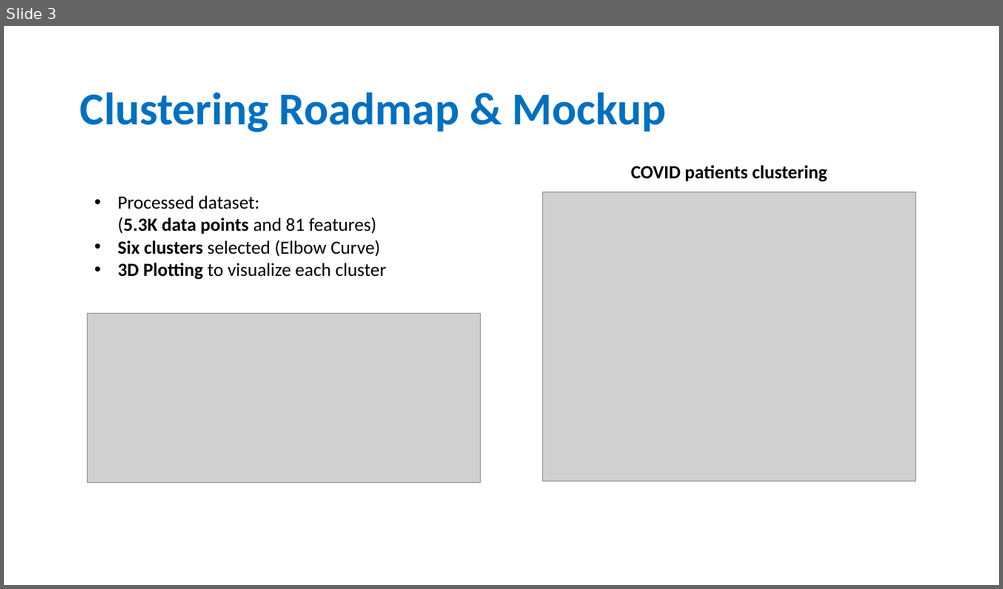
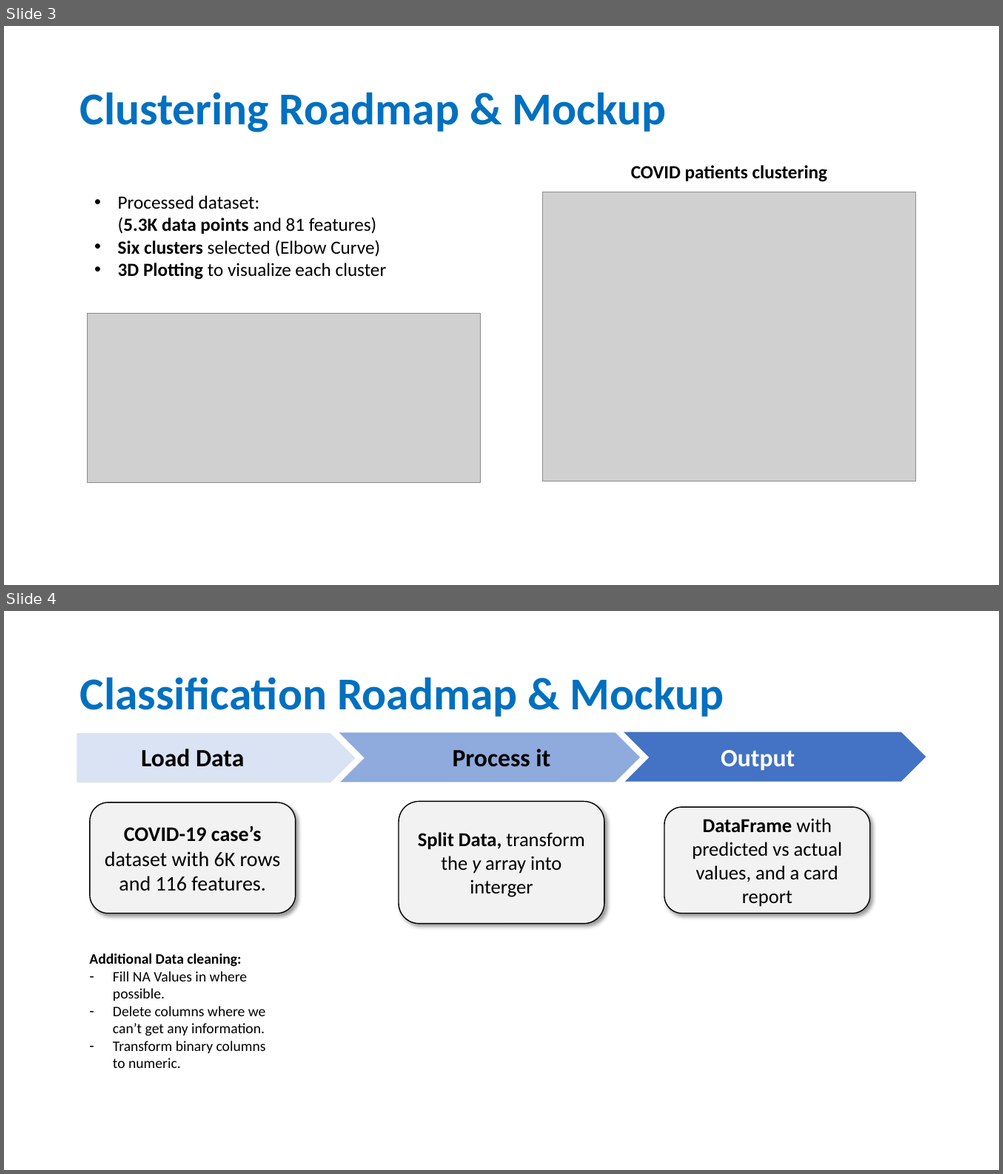
Before and after one commit to CharlyHdz13/Data_Analytics_Final_Project_T2, a slide deck: Clustering_Model_mockup.pptx. Shown one above the other, each under a label of ours: slide 3 before the commit, slides 3 and 4 after it. The pictures are 1003x589 and 1003x1174 pixels, drawn with LibreOffice and Linux fonts; fonts in the diff are those of the drawing; grey boxes stand for pictures. Boxes give left, top, right and bottom in pixels: in the first picture for what was removed or moved away, otherwise in the second. Text is boxed around its words. In the diff, an @@ line names an element or a change of style, - is before the commit and + after.

Commit message:
ML_Model
Classification using Logistic Regression

```diff
--- a/Clustering_Model_mockup.pptx
+++ b/Clustering_Model_mockup.pptx
@@ slide 4 added at [4, 611, 999, 1170], background #FFFFFF @@
@@ title added at [79, 677, 724, 717], 44 pt, text #0070C0, bold @@
+Classification Roadmap & Mockup
@@ pentagon arrow added at [73, 729, 930, 785], fill #4472C4, outline #FFFFFF 6 pt @@
@@ pentagon arrow added at [73, 729, 645, 786], fill #8FAADC, outline #FFFFFF 6 pt @@
@@ pentagon arrow added at [74, 730, 359, 786], fill #DAE3F3, outline #FFFFFF 6 pt @@
@@ text added at [141, 749, 244, 767], 24 pt, text #000000, bold @@
+Load Data
@@ text added at [452, 749, 550, 767], 24 pt, text #000000, bold @@
+Process it
@@ text added at [720, 750, 794, 771], 24 pt, text #FFFFFF, bold @@
+Output
@@ rounded rectangle added at [90, 803, 296, 914], fill #F2F2F2, outline #000000 1 pt, 20 pt, text #000000 @@
+COVID-19 case’s dataset with 6K rows and 116 features.
@@ rounded rectangle added at [398, 801, 605, 923], fill #F2F2F2, outline #000000 1 pt, 19 pt, text #000000 @@
+Split Data, transform the y array into interger
@@ rounded rectangle added at [664, 807, 871, 914], fill #F2F2F2, outline #000000 1 pt, 19 pt, text #000000 @@
+DataFrame with predicted vs actual values, and a card report
@@ text added at [89, 954, 266, 1068], 14 pt, text #000000 @@
+Additional Data cleaning:
+– Fill NA Values in where possible.
+– Delete columns where we can’t get any information.
+– Transform binary columns to numeric.
```
Also in this commit, not shown: 1 slide changed, 1 other slide added, 5 other files.
